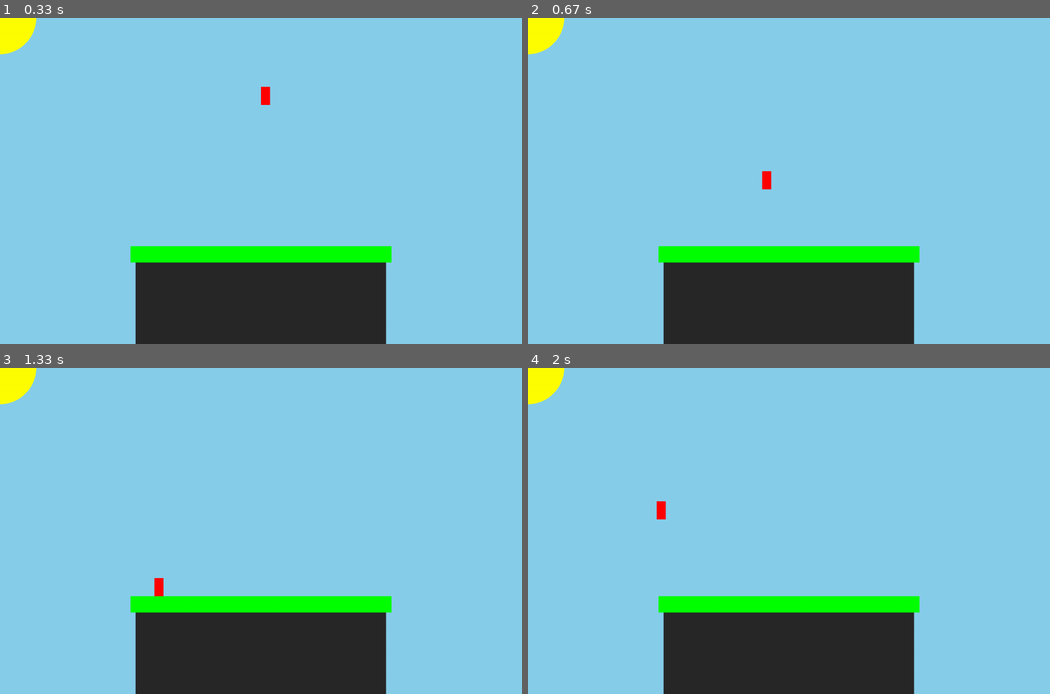
Above: before the commit, frames 1-4 (two rows, left to right).
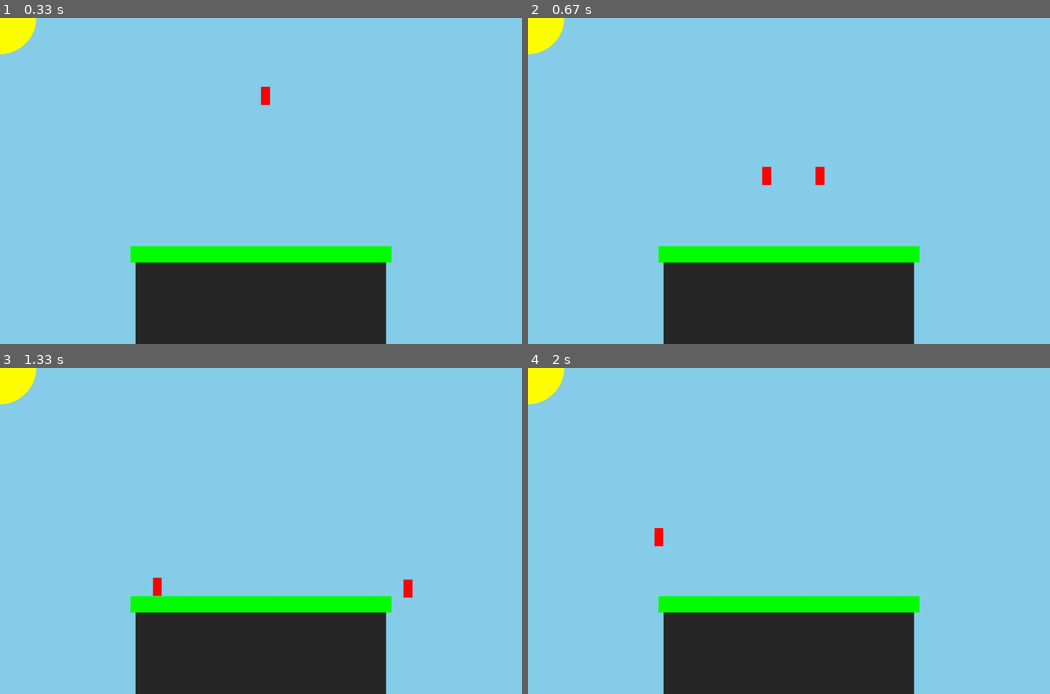
Above: after the commit, the same moments.

Repository: Isaac-Muscat/Pygame-Smash-Bros-Platformer
Game: pygame game, started from src/main.py
The game is run twice, just before and just after one commit, with the same random seed, the same clock (stepped at 60 frames per second) and the same inputs.
Inputs:
- Up to frame 1 (0.33 s): no input
- Up to frame 2 (0.67 s): hold A from 0.33 s (still down); hold Right from 0.33 s (still down)
- Up to frame 3 (1.33 s): release A at 0.8 s; release Right at 0.8 s; hold Right 0.83-1.3 s
- Up to frame 4 (2 s): hold W 1.33-1.63 s

Frame 1 is identical in both runs. In frame 2, 0.2% of the frame differs, in the area x 44-57%, y 45-53%; in frame 3, 0.2%; in frame 4, 0.2%, in the area x 24-27%, y 40-55%.

Commit message:
Added extra player and fixed physics.

Diff:
--- a/src/gameobjects/obstacles/obstacles.py
+++ b/src/gameobjects/obstacles/obstacles.py
@@ -5,7 +5,7 @@
         super().__init__(x1, y1, x2, y2)
 
     def player_collided_from_top(self, player):
-        if player.velocity.y>0 and not player.collider.p2.x < self.p1.x and not player.collider.p1.x > self.p2.x and self.p1.y < player.collider.p2.y:
+        if player.velocity.y > 0 and not player.collider.p2.x < self.p1.x and not player.collider.p1.x > self.p2.x and self.p1.y < player.collider.p2.y:
             if player.prev_collider.p2.y <= self.p1.y and (self.p1.x < player.prev_collider.p1.x < self.p2.x or self.p1.x < player.prev_collider.p2.x < self.p2.x):
                 return True
         return False
--- a/src/gameobjects/players/isaac.py
+++ b/src/gameobjects/players/isaac.py
@@ -0,0 +1,6 @@
+from src.gameobjects.players.player import Player
+
+
+class Isaac(Player):
+    def __init__(self):
+        super().__init__()
--- a/src/gameobjects/players/jonah.py
+++ b/src/gameobjects/players/jonah.py
@@ -0,0 +1,6 @@
+from src.gameobjects.players.player import Player
+
+
+class Jonah(Player):
+    def __init__(self):
+        super().__init__()
--- a/src/gameobjects/players/player.py
+++ b/src/gameobjects/players/player.py
@@ -6,10 +6,11 @@
 
 class Player(Rigidbody):
     def __init__(self, x=s.s_s[0] / 2, y=100, width=25, height=50, mass=10, jumps=4,
-                 drag_coef=0.3, friction_coef=0.05,gravity_coef=0.3, max_runspeed=0.5,
-                 jump_force=Vector2(0, -12), run_force=Vector2(0.25, 0)):
+                 drag_coef=0.3, friction_coef=0.05,gravity_coef=0.3, max_runspeed=0.5, max_fallspeed=0.7,
+                 jump_force=Vector2(0, -10), run_force=Vector2(0.25, 0)):
         super().__init__(x, y, mass)
 
+        self.max_fallspeed = max_fallspeed
         self.max_runspeed = max_runspeed
         self.gravity_coef = gravity_coef
         self.friction_coef = friction_coef
@@ -28,7 +29,7 @@
         self.sprite = 'sprite path stuff'
 
     def draw(self, screen):
-        #TODO sprite stuff here
+        # TODO sprite stuff here
         self.collider.draw_collider(screen, s.RED)
 
     def update(self, time):
--- a/src/main.py
+++ b/src/main.py
@@ -3,45 +3,51 @@
 import settings as s
 import pygame
 
-pygame.init()
 
-# SETUP
-screen = pygame.display.set_mode(s.s_s)
-pygame.display.set_caption("Duper Crash Bros")
-clock = pygame.time.Clock()
-time = clock.tick(s.FPS)
-active_scene = GameScene()
+def main():
+    pygame.init()
 
-# UPDATE - Main Loop
-while active_scene is not None:
-    pressed_keys = pygame.key.get_pressed()
+    # SETUP
+    screen = pygame.display.set_mode(s.s_s)
+    pygame.display.set_caption("Duper Crash Bros")
+    clock = pygame.time.Clock()
+    time = clock.tick(s.FPS)
+    active_scene = GameScene()
 
-    # Event filtering
-    filtered_events = []
-    for event in pygame.event.get():
-        quit_attempt = False
-        if event.type == pygame.QUIT:
-            quit_attempt = True
-        elif event.type == pygame.KEYDOWN:
-            alt_pressed = pressed_keys[pygame.K_LALT] or \
-                          pressed_keys[pygame.K_RALT]
-            if event.key == pygame.K_ESCAPE:
+    # UPDATE - Main Loop
+    while active_scene is not None:
+        pressed_keys = pygame.key.get_pressed()
+
+        # Event filtering
+        filtered_events = []
+        for event in pygame.event.get():
+            quit_attempt = False
+            if event.type == pygame.QUIT:
                 quit_attempt = True
-            elif event.key == pygame.K_F4 and alt_pressed:
-                quit_attempt = True
+            elif event.type == pygame.KEYDOWN:
+                alt_pressed = pressed_keys[pygame.K_LALT] or \
+                              pressed_keys[pygame.K_RALT]
+                if event.key == pygame.K_ESCAPE:
+                    quit_attempt = True
+                elif event.key == pygame.K_F4 and alt_pressed:
+                    quit_attempt = True
 
-        if quit_attempt:
-            active_scene.terminate()
-        else:
-            filtered_events.append(event)
+            if quit_attempt:
+                active_scene.terminate()
+            else:
+                filtered_events.append(event)
 
-    active_scene.process_input(filtered_events, pressed_keys)
-    active_scene.update(time)
-    active_scene.display(screen)
+        active_scene.process_input(filtered_events, pressed_keys)
+        active_scene.update(time)
+        active_scene.display(screen)
 
-    active_scene = active_scene.next
+        active_scene = active_scene.next
 
-    pygame.display.flip()
-    time = clock.tick(s.FPS)
+        pygame.display.flip()
+        time = clock.tick(s.FPS)
 
-pygame.quit()
+    pygame.quit()
+
+
+if __name__ == "__main__":
+    main()
--- a/src/physics/rigidbody.py
+++ b/src/physics/rigidbody.py
@@ -17,9 +17,14 @@
 
     def add_friction(self, friction_coef):
         # Add friction from ground along x only
-        friction = vec.multiply(vec.normalize(self.velocity), -friction_coef)
-        friction.y = 0
-        self.add_force(friction)
+        vel_dir = vec.normalize(self.velocity).x
+        if vel_dir > 0:
+            friction = max(friction_coef * -vel_dir, -self.velocity.x)
+
+        else:
+            friction = min(friction_coef * -vel_dir, -self.velocity.x)
+
+        self.add_force(Vector2(friction, 0))
 
     def add_drag(self, drag_coef):
         if self.velocity.x != 0 or self.velocity.y != 0:
--- a/src/scenes.py
+++ b/src/scenes.py
@@ -2,9 +2,11 @@
 
 import settings as s
 from gameobjects.obstacles import platform, wall
-from src.gameobjects.players.player import Player
+import src.gameobjects.players.jonah as j
+import src.gameobjects.players.isaac as i
 from physics.collider2 import CircleCollider2, BoxCollider2
 import physics.vector2 as vec
+
 
 
 class Scene(object):
@@ -83,11 +85,12 @@
 
 
 class GameScene(Scene):
-    # TODO Must add a list of players and make more childs of player instead of hardcoding player stuff in scene
+    # TODO Must add a list of players and change organization of functions into individual player classes
     def __init__(self):
         super().__init__()
         # self.players = [Player()]
-        self.player = Player()
+        self.player_1 = j.Jonah()
+        self.player_2 = i.Isaac()
 
         self.floor = platform.Platform(s.s_s[0] * 0.25, s.s_s[1] * 0.75, s.s_s[0] * 0.75, s.s_s[1] * 0.7)
         self.pillar = wall.Wall(s.s_s[0] * 0.26, s.s_s[1] * 0.7, s.s_s[0] * 0.74, s.s_s[1] + 200)
@@ -98,37 +101,73 @@
     def process_input(self, events, keys):
         for event in events:
             if event.type == pygame.KEYDOWN:
-                if event.key == pygame.K_w and self.player.jumps_left > 1 and self.player.frames_in_tumble == 0:
-                    self.player.jumps_left -= 1
-                    self.player.velocity.y = 0
-                    self.player.add_force(self.player.jump_force)
-                if event.key == pygame.K_s and self.player.frames_in_tumble == 0 and self.player.velocity.y < 0:
-                    self.player.velocity.y = 0
-                    self.player.add_force(vec.multiply(self.player.jump_force, -0.5))
+                if event.key == pygame.K_w and self.player_1.jumps_left > 1 and self.player_1.frames_in_tumble == 0:
+                    self.player_1.jumps_left -= 1
+                    self.player_1.velocity.y = 0
+                    self.player_1.add_force(self.player_1.jump_force)
 
-        if keys[pygame.K_a] and self.player.velocity.x > -self.player.max_runspeed and self.player.frames_in_tumble == 0:
-            self.player.add_force(vec.multiply(self.player.run_force, -1))
-            # self.player.velocity.x = -self.player.run_force.x
-        if keys[pygame.K_d] and self.player.velocity.x < self.player.max_runspeed and self.player.frames_in_tumble == 0:
-            self.player.add_force(self.player.run_force)
-            # self.player.velocity.x = self.player.run_force.x
+                if event.key == pygame.K_s and self.player_1.frames_in_tumble == 0:
+                    self.player_1.velocity.y = 0
+                    self.player_1.add_force(vec.multiply(self.player_1.jump_force, -0.5))
+
+                if event.key == pygame.K_UP and self.player_2.jumps_left > 1 and self.player_2.frames_in_tumble == 0:
+                    self.player_2.jumps_left -= 1
+                    self.player_2.velocity.y = 0
+                    self.player_2.add_force(self.player_2.jump_force)
+
+                if event.key == pygame.K_DOWN and self.player_2.frames_in_tumble == 0:
+                    self.player_2.velocity.y = 0
+                    self.player_2.add_force(vec.multiply(self.player_2.jump_force, -0.5))
+
+        if keys[pygame.K_a] and self.player_1.velocity.x > -self.player_1.max_runspeed and self.player_1.frames_in_tumble == 0:
+            run_force = vec.multiply(self.player_1.run_force, -1)
+            self.player_1.add_force(run_force)
+            self.player_1.direction_facing = -1
+
+        if keys[pygame.K_d] and self.player_1.velocity.x < self.player_1.max_runspeed and self.player_1.frames_in_tumble == 0:
+            run_force = self.player_1.run_force
+            self.player_1.add_force(run_force)
+            self.player_1.direction_facing = 1
+
+        if keys[pygame.K_LEFT] and self.player_2.velocity.x > -self.player_2.max_runspeed and self.player_2.frames_in_tumble == 0:
+            run_force = vec.multiply(self.player_2.run_force, -1)
+            self.player_2.add_force(run_force)
+            self.player_2.direction_facing = -1
+
+        if keys[pygame.K_RIGHT] and self.player_2.velocity.x < self.player_2.max_runspeed and self.player_2.frames_in_tumble == 0:
+            run_force = self.player_2.run_force
+            self.player_2.add_force(run_force)
+            self.player_2.direction_facing = 1
 
     def update(self, time):
-        if self.floor.player_collided_from_top(self.player):
-            self.player.jumps_left = self.player.jumps
-            self.player.velocity.y = 0
-            self.player.position.y = self.floor.p1.y - self.player.collider.height
+        if self.floor.player_collided_from_top(self.player_1):
+            self.player_1.jumps_left = self.player_1.jumps
+            self.player_1.velocity.y = 0
+            self.player_1.position.y = self.floor.p1.y - self.player_1.collider.height
 
-        else:
-            self.player.add_gravity(self.player.gravity_coef)
+        elif self.player_1.velocity.y < self.player_1.max_fallspeed:
+            self.player_1.add_gravity(self.player_1.gravity_coef)
 
-        self.player.add_friction(self.player.friction_coef)
-        self.player.add_drag(self.player.drag_coef)
-        self.player.update(time)
+        self.player_1.add_friction(self.player_1.friction_coef)
+        self.player_1.add_drag(self.player_1.drag_coef)
+        self.player_1.update(time)
+
+        if self.floor.player_collided_from_top(self.player_2):
+            self.player_2.jumps_left = self.player_1.jumps
+            self.player_2.velocity.y = 0
+            self.player_2.position.y = self.floor.p1.y - self.player_2.collider.height
+
+        elif self.player_2.velocity.y < self.player_2.max_fallspeed:
+            self.player_2.add_gravity(self.player_2.gravity_coef)
+
+        self.player_2.add_friction(self.player_2.friction_coef)
+        self.player_2.add_drag(self.player_2.drag_coef)
+        self.player_2.update(time)
 
     def display(self, screen):
         screen.fill(s.SKYBLUE)
         self.sun.draw_collider(screen, s.YELLOW)
         self.pillar.draw_collider(screen, s.GREY)
         self.floor.draw_collider(screen, s.GREEN)
-        self.player.draw(screen)
+        self.player_1.draw(screen)
+        self.player_2.draw(screen)
